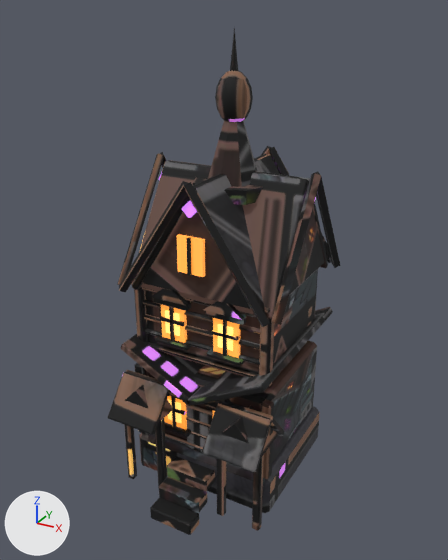
The glTF model assets/noir/base/terem.glb as it was, and as the next commit left it.
Rendered twice from a 50 mm lens placed at (2.05, -3.82, 3.82), pointed at (0.01, -0.11, 1.97). Lighting does not change. The marker at lower left points along +X, +Y and +Z. The picture after the commit comes second. Vertices at exactly the same position are counted once.

The scene before the commit, as lines of its bpy script (objects in view):
```python
mat_terem_final = bpy.data.materials.new('terem_final')
mat_terem_final.use_nodes = True; mat_terem_final.node_tree.nodes.clear()
_N = mat_terem_final.node_tree.nodes; _L = mat_terem_final.node_tree.links
n0 = _N.new('ShaderNodeBsdfPrincipled'); n0.name = 'Principled BSDF'
n0.inputs[2].default_value = 0.8  # 'Roughness'
n0.inputs[28].default_value = 0.4  # 'Emission Strength'
n1 = _N.new('ShaderNodeOutputMaterial'); n1.name = 'Material Output'
n2 = _N.new('ShaderNodeTexImage'); n2.name = 'Image Texture'
n2.image = img_terem_proj
n3 = _N.new('ShaderNodeMix'); n3.name = 'Mix'
n3.data_type = 'RGBA'
n3.blend_type = 'MULTIPLY'
n3.inputs[0].default_value = 1.0  # 'Factor'
n4 = _N.new('ShaderNodeVertexColor'); n4.name = 'Color Attribute'
n5 = _N.new('ShaderNodeTexImage'); n5.name = 'Image Texture.001'
n5.image = img_terem_proj
_L.new(n0.outputs[0], n1.inputs[0])  # 'BSDF' to 'Surface'
_L.new(n2.outputs[0], n0.inputs[27])  # 'Color' to 'Emission Color'
_L.new(n3.outputs[2], n0.inputs[0])  # 'Result' to 'Base Color'
_L.new(n4.outputs[0], n3.inputs[7])  # 'Color' to 'B'
_L.new(n5.outputs[0], n3.inputs[6])  # 'Color' to 'A'
me_terem = bpy.data.meshes.new('terem')
me_terem.from_pydata(...)  # 1571 vertices, 2774 faces; spans x -0.66..0.66, y -0.98..0.68, z -0.18..3.28
# faces by material slot: [2582, 96, 48, 48]
me_terem.materials.append(mat_terem_final)
me_terem.materials.append(mat_window)
me_terem.materials.append(mat_window_core)
me_terem.materials.append(mat_glow_curse)
ob_terem = bpy.data.objects.new('terem', me_terem)
ob_terem.location = (0.0, 0.05, 0.435)
```
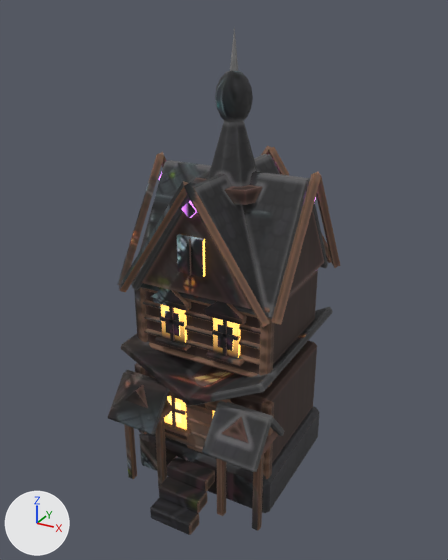
The newer file is also turned or shifted as a whole; pictures and numbers use the older file's frame.

The change, as a diff of the scene's bpy script:
```diff
--- a/assets/noir/base/terem.glb.py
+++ b/assets/noir/base/terem.glb.py
@@ img_terem_proj_emit @@
+img_terem_proj_emit = load_image('terem_proj_emit', '_unpacked/terem_proj_emit', 2048, 2048, 'sRGB')
@@ mat_terem_final @@
 n0 = _N.new('ShaderNodeBsdfPrincipled'); n0.name = 'Principled BSDF'
 n0.inputs[2].default_value = 0.8  # 'Roughness'
-n0.inputs[28].default_value = 0.4  # 'Emission Strength'
+n0.inputs[28].default_value = 1.6  # 'Emission Strength'
 n1 = _N.new('ShaderNodeOutputMaterial'); n1.name = 'Material Output'
 n2 = _N.new('ShaderNodeTexImage'); n2.name = 'Image Texture'
-n2.image = img_terem_proj
+n2.image = img_terem_proj_emit
 n3 = _N.new('ShaderNodeMix'); n3.name = 'Mix'
@@ me_terem @@
 me_terem.from_pydata(...)  # 1571 vertices, 2774 faces; spans x -0.66..0.66, y -0.98..0.68, z -0.18..3.28
 # used by ob_terem; location = (0.0, 0.05, 0.435)
+# me_terem part 1: 2720 kept faces spanning x -0.66..0.66, y -0.98..0.68, z -0.18..3.28 get new texture (UV) coordinates
+# me_terem part 2: 96 faces spanning x -0.61..0.32, y -0.61..0.14, z 0.38..2.01 switch from mat_window to mat_terem_final
+# me_terem part 3: 48 faces spanning x -0.28..0.28, y -0.54..-0.49, z 0.43..1.37 switch from mat_window_core to mat_terem_final
+# me_terem part 4: 48 faces spanning x -0.61..0.61, y -0.61..0.61, z 2.14..2.25 switch from mat_glow_curse to mat_terem_final
```

Boxes (x1, y1, x2, y2) around the edits, measured in the pictures (448 x 560 px):
'terem', surface changed
    both: (109, 27, 340, 535)
part 1 of me_terem, surface changed
    both: (109, 27, 340, 535)
part 2 of me_terem, recoloured
    both: (161, 234, 240, 429)
part 3 of me_terem, recoloured
    both: (165, 310, 233, 423)
part 4 of me_terem, recoloured
    both: (159, 172, 316, 218)
